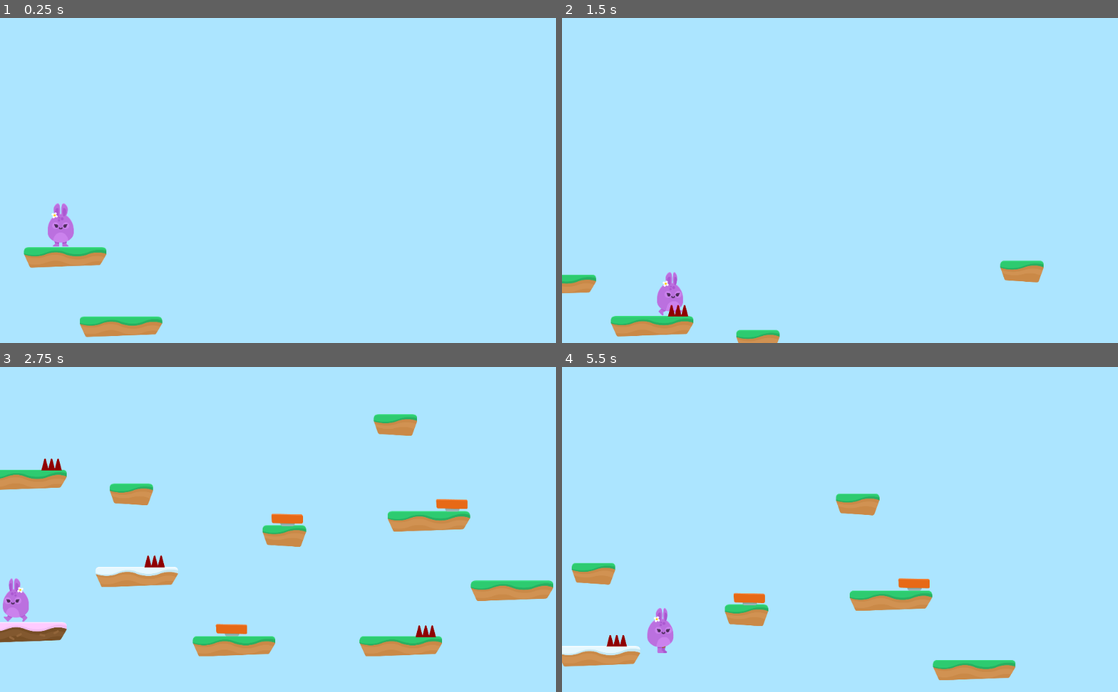
Above: before the commit, frames 1-4 (two rows, left to right).
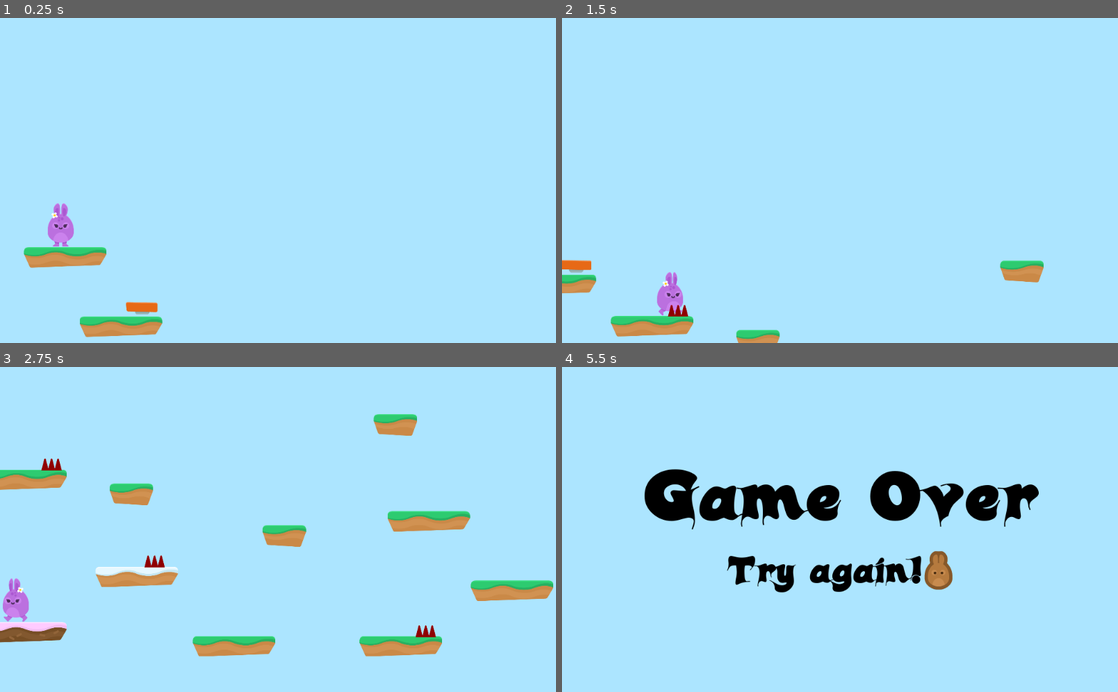
Above: after the commit, the same moments.

Repository: rgbskills/godot_game_1
Game: Godot game, scene res://levels/level1.tscn
Same seed, same stepped clock (60 frames per second), same inputs: the game is played once before the commit and once after it.
Inputs:
- Up to frame 1 (0.25 s): no input
- Up to frame 2 (1.5 s): hold D (right) from 0.53 s (still down); tap W (jump) at 0.77 s
- Up to frame 3 (2.75 s): tap W (jump) at 1.52 s; release D (right) at 2.03 s; hold A (left) from 2.03 s (still down)
- Up to frame 4 (5.5 s): release A (left) at 2.78 s; hold D (right) 2.78-4.28 s; tap W (jump) at 3.02, 3.77, 4.52 s; hold A (left) 4.28-5.03 s; hold D (right) from 5.03 s (still down)

The runs differ from the first frame. In frame 1, 0.2% of the frame differs, in the area x 22-29%, y 87-92%; in frame 2, 0.2%; in frame 3, 0.6%; in frame 4, 12%, in the area x 0-86%, y 31-97%.

Commit message:
Add jump pads

Diff:
--- a/Player/Player.gd
+++ b/Player/Player.gd
@@ -60,7 +60,7 @@
 		end_game()
 
 func boost():
+	$JumpSFX.play()
 	position.y -= 1
 	yield(get_tree(), "idle_frame")
-	$JumpSFX.play()
 	motion.y -= JUMP_SPEED * BOOST_MULTIPLIER
--- a/items/JumpPad.gd
+++ b/items/JumpPad.gd
@@ -1,5 +1,6 @@
 extends Area2D
 
 func _on_JumpPad_body_entered(body):
-	$AnimationPlayer.play("boost")
-	body.boost()
+	if body.has_method("boost"):
+		$AnimationPlayer.play("boost")
+		body.boost()
--- a/items/JumpPad.tscn
+++ b/items/JumpPad.tscn
@@ -8,9 +8,9 @@
 [sub_resource type="SpriteFrames" id=1]
 animations = [ {
 "frames": [ ExtResource( 2 ), ExtResource( 3 ) ],
-"loop": true,
+"loop": false,
 "name": "boost",
-"speed": 2.5
+"speed": 5.0
 }, {
 "frames": [ ExtResource( 1 ), ExtResource( 2 ) ],
 "loop": true,
@@ -19,11 +19,11 @@
 } ]
 
 [sub_resource type="RectangleShape2D" id=2]
-extents = Vector2( 73.4439, 36.5187 )
+extents = Vector2( 74.6123, 38.3308 )
 
 [sub_resource type="Animation" id=3]
 resource_name = "boost"
-length = 2.0
+length = 0.5
 tracks/0/type = "value"
 tracks/0/path = NodePath("AnimatedSprite:animation")
 tracks/0/interp = 1
@@ -31,10 +31,10 @@
 tracks/0/imported = false
 tracks/0/enabled = true
 tracks/0/keys = {
-"times": PoolRealArray( 0, 1.5, 2 ),
+"times": PoolRealArray( 0, 0.3, 0.5 ),
 "transitions": PoolRealArray( 1, 1, 1 ),
 "update": 1,
-"values": [ "boost", "default", "boost" ]
+"values": [ "boost", "boost", "default" ]
 }
 
 [node name="JumpPad" type="Area2D"]
@@ -43,7 +43,8 @@
 
 [node name="AnimatedSprite" type="AnimatedSprite" parent="."]
 frames = SubResource( 1 )
-animation = "boost"
+frame = 1
+playing = true
 
 [node name="CollisionShape2D" type="CollisionShape2D" parent="."]
 shape = SubResource( 2 )
--- a/levels/level1.tscn
+++ b/levels/level1.tscn
@@ -43,20 +43,8 @@
 
 [node name="JumpPads" type="Node" parent="."]
 
-[node name="JumpPad" parent="JumpPads" instance=ExtResource( 5 )]
-position = Vector2( 2163.03, 1700.22 )
-
-[node name="JumpPad2" parent="JumpPads" instance=ExtResource( 5 )]
-position = Vector2( 3177.38, 1123.7 )
-
-[node name="JumpPad3" parent="JumpPads" instance=ExtResource( 5 )]
-position = Vector2( 188.716, 2015.68 )
-
-[node name="JumpPad4" parent="JumpPads" instance=ExtResource( 5 )]
-position = Vector2( 2418.65, 1191.69 )
-
-[node name="JumpPad5" parent="JumpPads" instance=ExtResource( 5 )]
-position = Vector2( 2649.81, 2720.01 )
+[node name="JumpPad6" parent="JumpPads" instance=ExtResource( 5 )]
+position = Vector2( 863.037, 729.478 )
 
 [node name="Bgm" type="AudioStreamPlayer" parent="."]
 stream = ExtResource( 4 )
